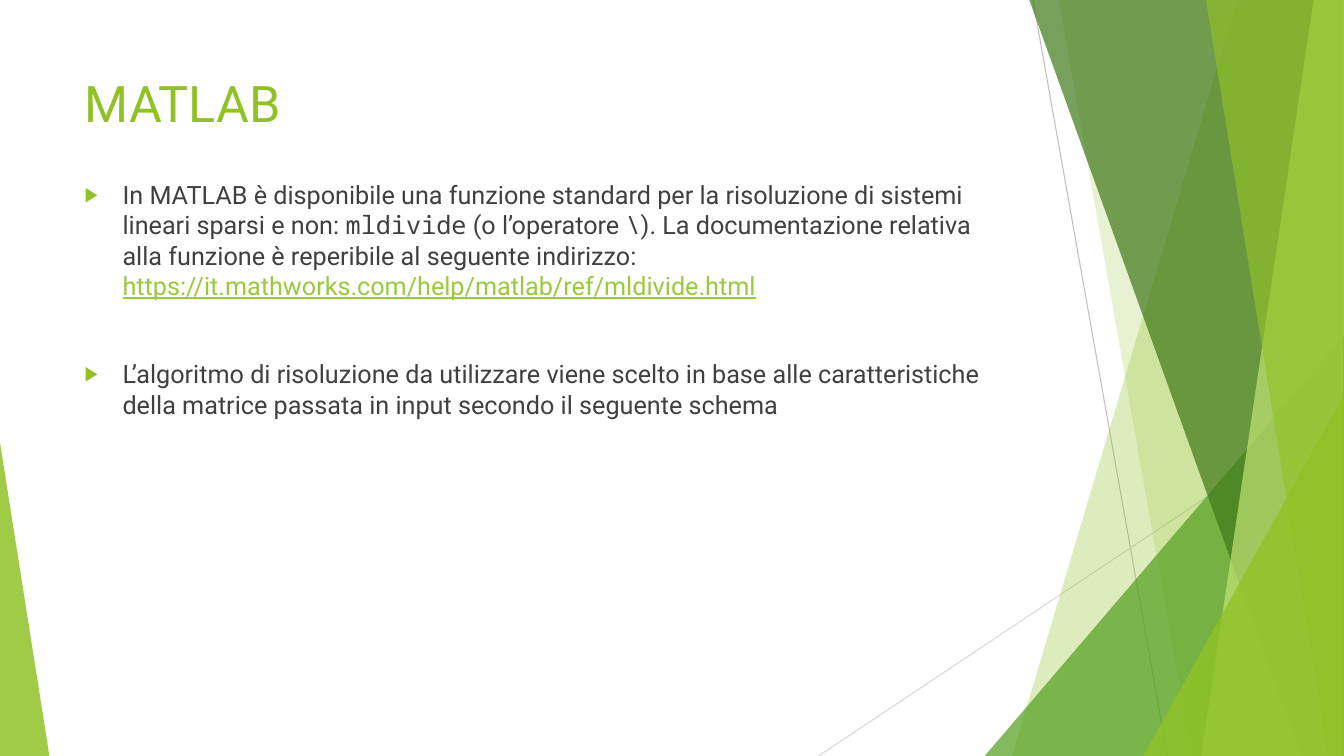
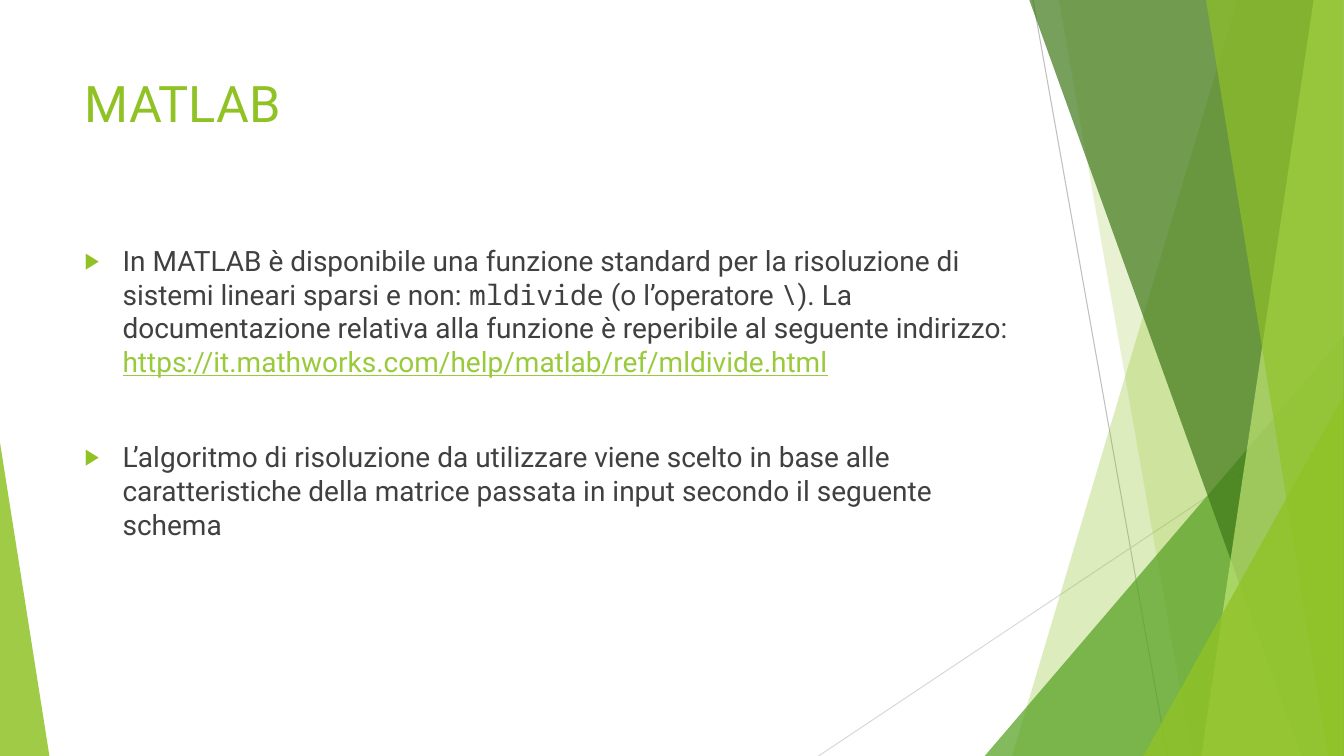
Before and after one commit to CostantiniMatteo/progetto-mcs, a slide deck: slide 3 of presentazione.pptx. Drawn at 1344x756 pixels with LibreOffice and Linux fonts; fonts in the diff are those of the drawing. Boxes give left, top, right and bottom in pixels: in the first picture for what was removed or moved away, otherwise in the second. Text is boxed around its words. In the diff, an @@ line names an element or a change of style, - is before the commit and + after.

```diff
--- a/presentazione.pptx
+++ b/presentazione.pptx
@@ text "In MATLAB è disponibile una ...": place and size @@
-text "In MATLAB è disponibile una ..." at [123,185,979,420]
+text "In MATLAB è disponibile una ..." at [123,249,1008,536]
@@ text "In MATLAB è disponibile una ..." at [123,249,1008,536]: size 18 to 20 pt @@
```
Also in this commit, not shown: 7 other slides changed, 3 slides added, 1 slide removed.
